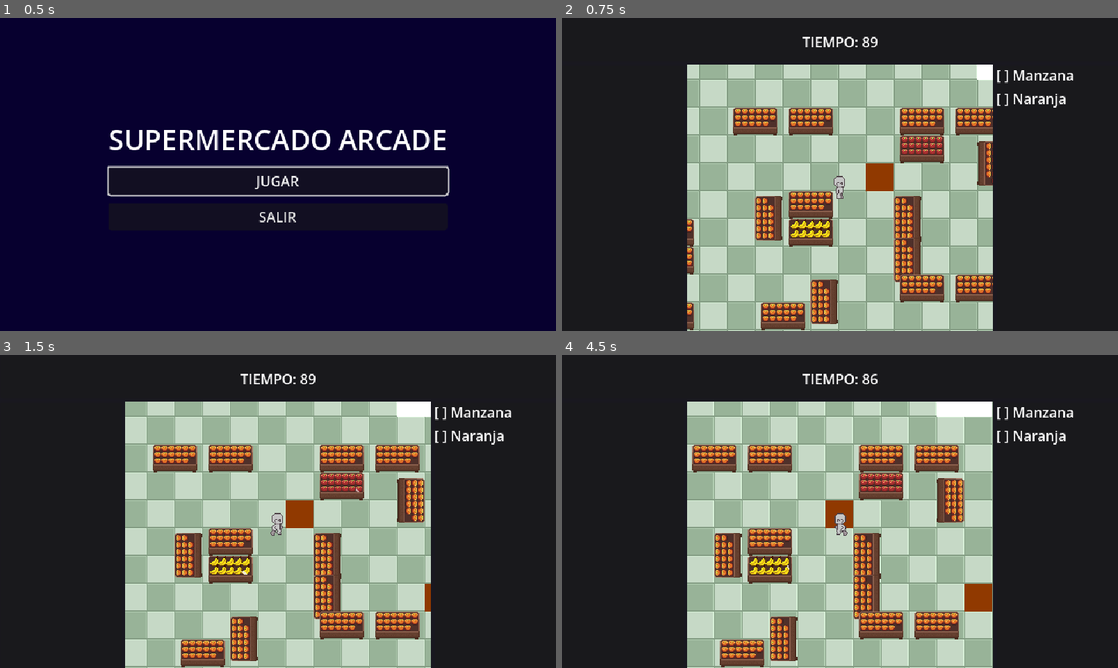
Above: before the commit, frames 1-4 (two rows, left to right).
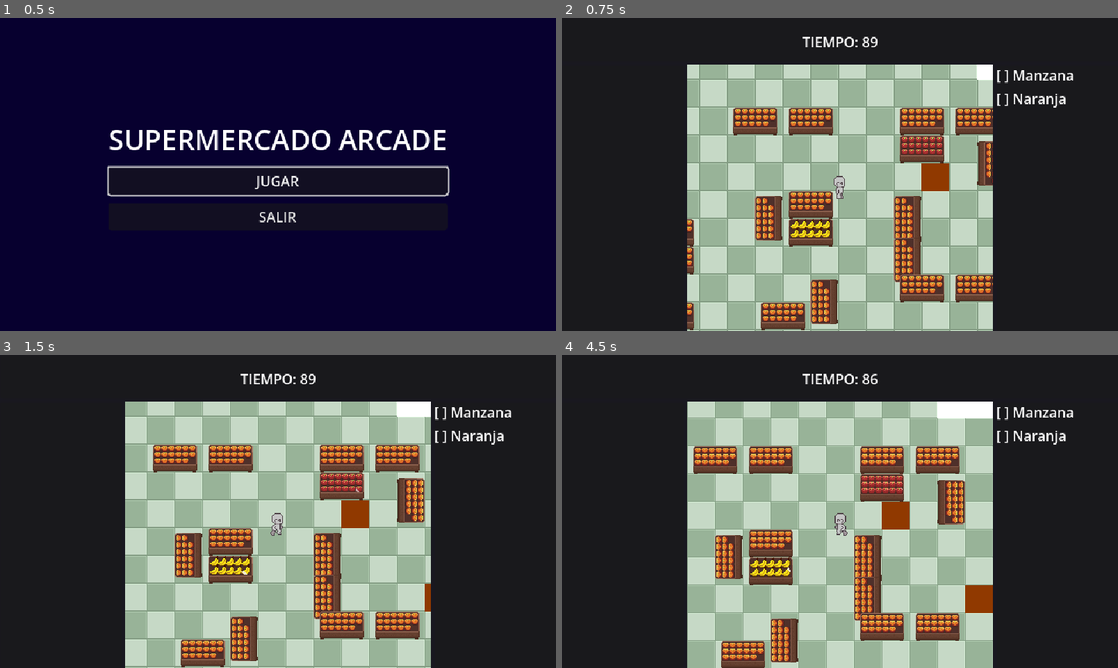
Above: after the commit, the same moments.

Repository: mateomendez2/SupermercadoArcade
Game: Godot game, scene res://scenes/ui/main_menu.tscn
The game is run twice, just before and just after one commit, with the same random seed, the same clock (stepped at 60 frames per second) and the same inputs.
Inputs:
- Up to frame 1 (0.5 s): no input
- Up to frame 2 (0.75 s): click "JUGAR" at 0.5 s
- Up to frame 3 (1.5 s): hold D (move_right) from 1.28 s (still down); hold E (interact) from 1.28 s (still down)
- Up to frame 4 (4.5 s): release D (move_right) at 2.03 s; release E (interact) at 2.03 s; hold S (move_down) 2.03-2.78 s; tap E (interact) at 2.1, 3.6 s; hold D (move_right) 2.78-3.53 s; hold E (interact) 2.78-3.53 s; hold Up (move_up) 3.53-4.28 s; hold A (move_left) from 4.28 s (still down); hold E (interact) from 4.28 s (still down)

Frame 1 is identical in both runs. In frame 2, 0.9% of the frame differs, in the area x 54-70%, y 46-56%; in frame 3, 0.9%; in frame 4, 13%, in the area x 22-78%, y 14-100%.

Commit message:
Actualizacion

Diff:
--- a/scenes/ui/main.tscn
+++ b/scenes/ui/main.tscn
@@ -66,7 +66,7 @@
 size = Vector2i(352, 306)
 render_target_update_mode = 4
 
-[node name="Node2D" parent="VBoxContainer/HBoxContainer/GameScreen/SubViewport" unique_id=1358974874 instance=ExtResource("1_0ay0p")]
+[node name="Nivel_1" parent="VBoxContainer/HBoxContainer/GameScreen/SubViewport" unique_id=1358974874 instance=ExtResource("1_0ay0p")]
 
 [node name="RightUI" type="Panel" parent="VBoxContainer/HBoxContainer" unique_id=1242660594]
 custom_minimum_size = Vector2(140, 0)
Not shown, changed: docs/index.pck
